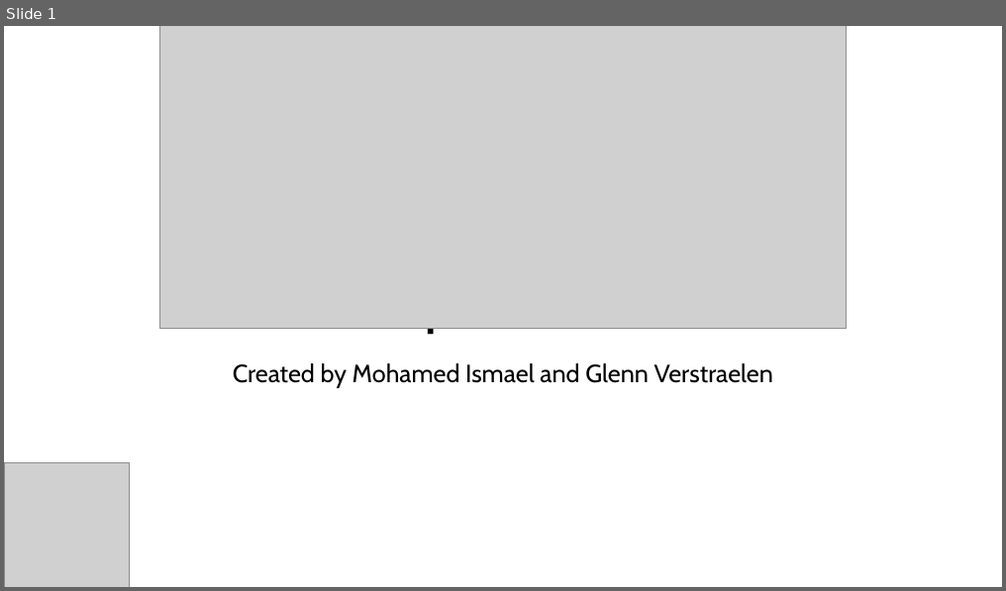
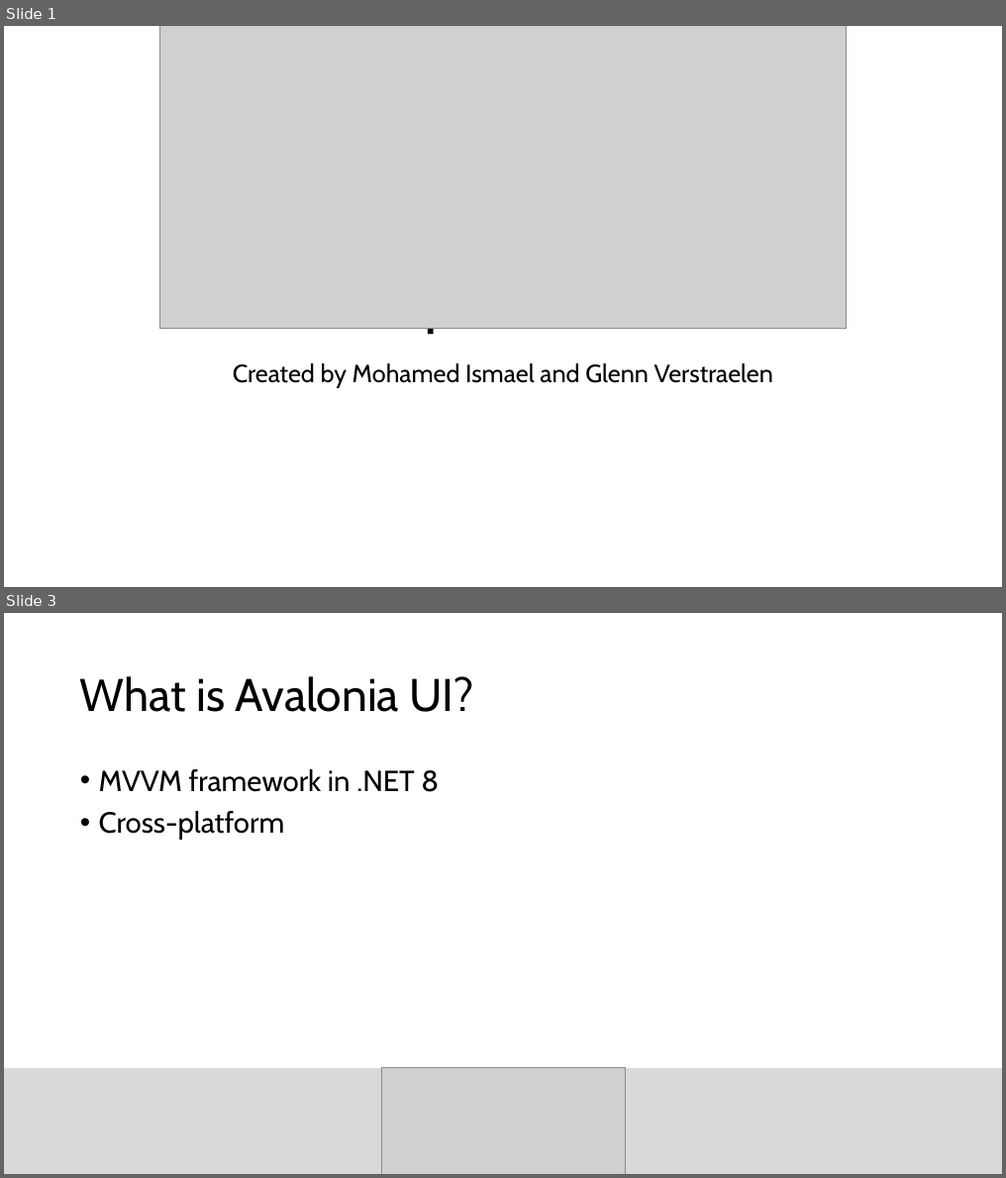
Before and after one commit to sebivenlo/esd-2024-avaloniaui, a slide deck: presentation/AvaloniaUI_presentation.pptx. Shown one above the other, each under a label of ours: slide 1 before the commit, slides 1 and 3 after it; the slides between them are not shown. The pictures are 1006x591 and 1006x1178 pixels, drawn with LibreOffice and Linux fonts; fonts in the diff are those of the drawing; grey boxes stand for pictures. Boxes give left, top, right and bottom in pixels: in the first picture for what was removed or moved away, otherwise in the second. Text is boxed around its words. In the diff, an @@ line names an element or a change of style, - is before the commit and + after.

```diff
--- a/presentation/AvaloniaUI_presentation.pptx
+++ b/presentation/AvaloniaUI_presentation.pptx
@@ slide 3 added at [4,613,1002,1174], background #FFFFFF @@
@@ title added at [80,676,474,712], 44 pt, text #000000 @@
+What is Avalonia UI?
@@ text added at [99,769,439,840], 28 pt, text #000000 @@
+• MVVM framework in .NET 8
+• Cross-platform
@@ rectangle added at [4,1068,1002,1174], fill #D9D9D9 @@
@@ picture added at [381,1068,626,1174] @@
@@ slide 1 changed as well @@
@@ picture removed at [4,463,129,587] @@
```
Also in this commit, not shown: 1 other slide changed, 7 other slides added, 1 slide removed.
